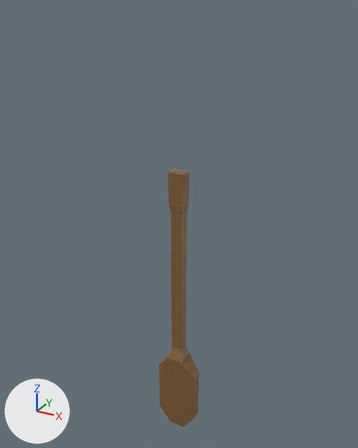
What one commit did to the FBX model GGJ2020/Assets/Models/Oar.fbx.
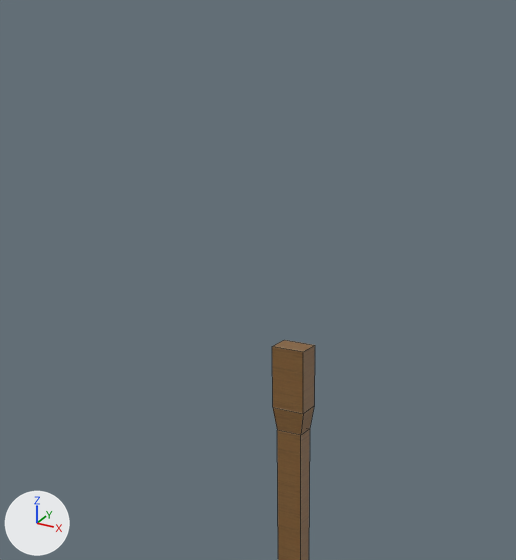
Each version is shown whole from a 50 mm lens placed at (0.0613, -0.1113, 0.1058), pointed at (-0.0018, 0.0033, 0.0485), then close up on the part from 9% to 81% of the width and 0% to 62% of the height. Lighting does not change. The marker at lower left points along +X, +Y and +Z. The close-ups show mesh edges as thin lines. Where no turn or scale is listed for an object, it has been applied to the vertices.

The older version as bpy lines, for what is in view:
```python
me_mesh = bpy.data.meshes.new('Mesh')
me_mesh.from_pydata(...)  # 32 vertices, 30 faces; spans x -0.0064..0.0064, y -0.0028..0.0028, z -0.0864..0.0017
me_mesh.materials.append(mat_lambert3)  # picture img_oartexture_png
ob_pcube1 = bpy.data.objects.new('pCube1', me_mesh)
ob_pcube1.location = (0.0, 0.0, 0.0636)
```
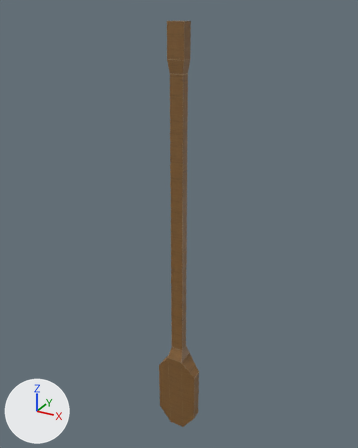
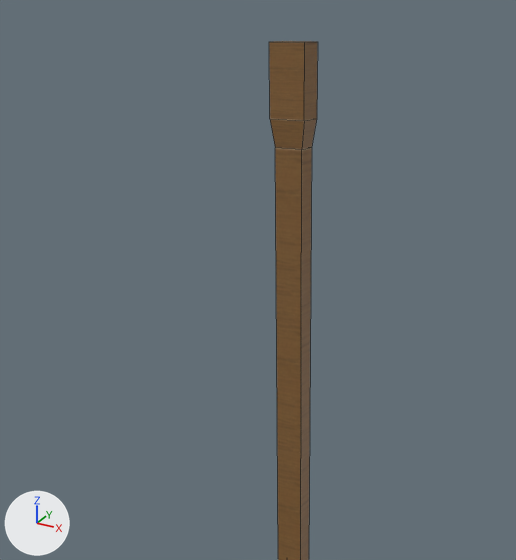
Commit message: Oar Change.

Where the newer file only moved an object's origin or applied its transform, the numbers keep the older frame.

The change, as a diff of the scene's bpy script:
```diff
--- a/GGJ2020/Assets/Models/Oar.fbx.py
+++ b/GGJ2020/Assets/Models/Oar.fbx.py
@@ me_mesh @@
 me_mesh.from_pydata(...)  # 32 vertices, 30 faces; spans x -0.0064..0.0064, y -0.0028..0.0028, z -0.0864..0.0017
 # used by ob_pcube1; location = (0.0, 0.0, 0.0636)
+# me_mesh part 1: all 12 vertices in x -0.0023..0.0023, y -0.0016..0.0016, z -0.0103..0.0017 are moved by (0.0, 0.0, 0.0373)
 me_mesh.materials.append(mat_lambert3)
```

Location of each change, (x1, y1, x2, y2) in pixels of the close-ups (516 x 560 px):
'pCube1', reshaped: before (272, 340, 315, 560); after (269, 41, 318, 560)
